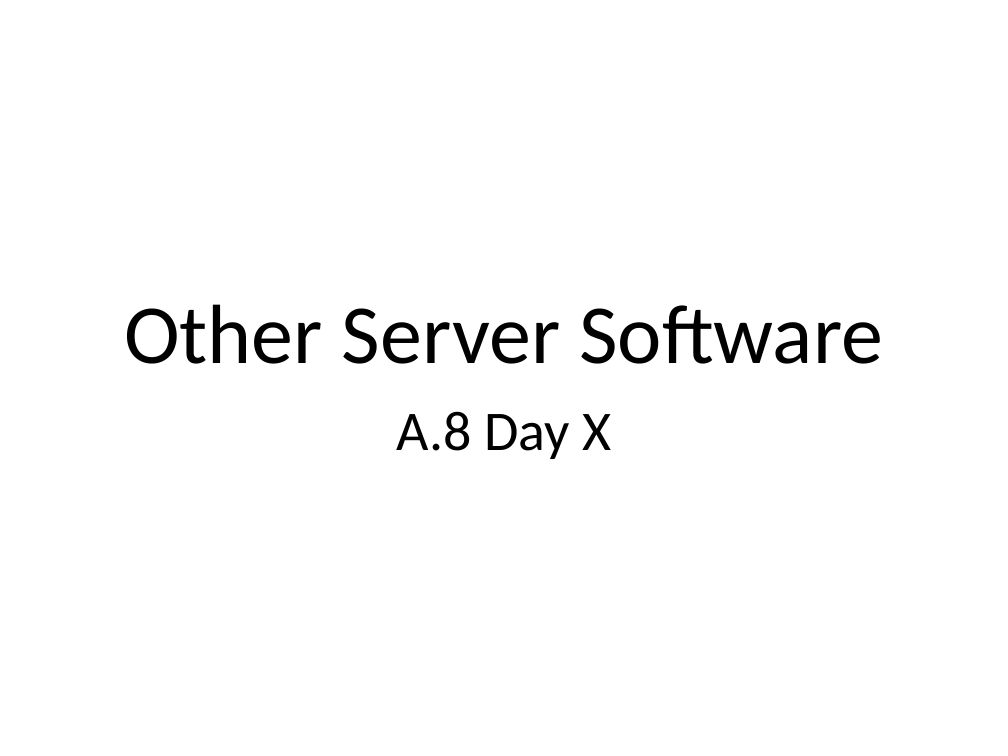
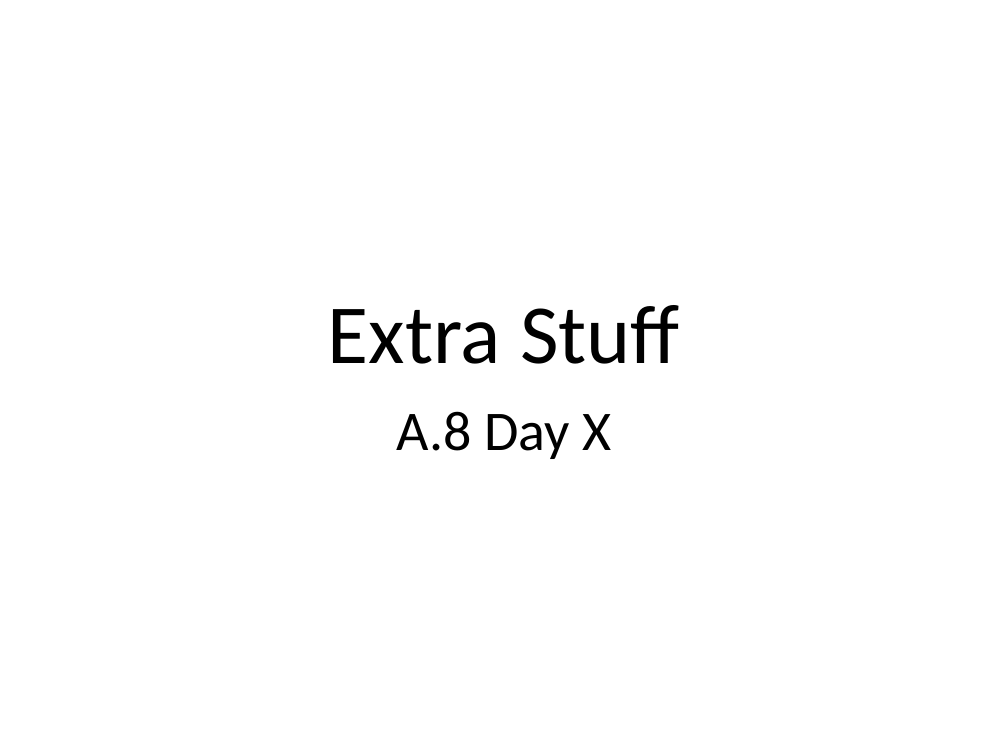
Before and after one commit to Greg5519/ICS3C0, a slide deck: slide 27 of Topic A Computer Systems/A.8 Lesson - World Wide Web.pptx (slide 24 before the commit). Drawn at 1008x756 pixels with LibreOffice and Linux fonts; fonts in the diff are those of the drawing. Boxes give left, top, right and bottom in pixels: in the first picture for what was removed or moved away, otherwise in the second. Text is boxed around its words. In the diff, an @@ line names an element or a change of style, - is before the commit and + after.

```diff
--- a/Topic A Computer Systems/A.8 Lesson - World Wide Web.pptx
+++ b/Topic A Computer Systems/A.8 Lesson - World Wide Web.pptx
@@ title at [328, 305, 680, 364]: text changed @@
-Other Server Software
+Extra Stuff
```
Also in this commit, not shown: 1 other slide changed, 3 slides added, 2 other files.
